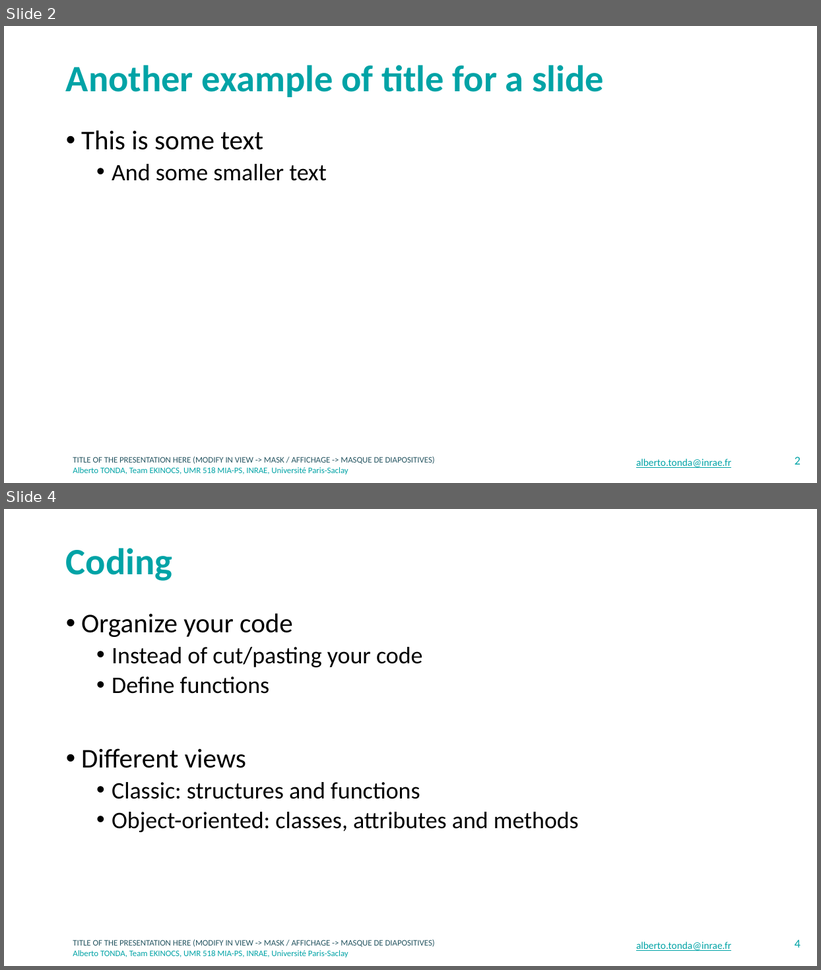
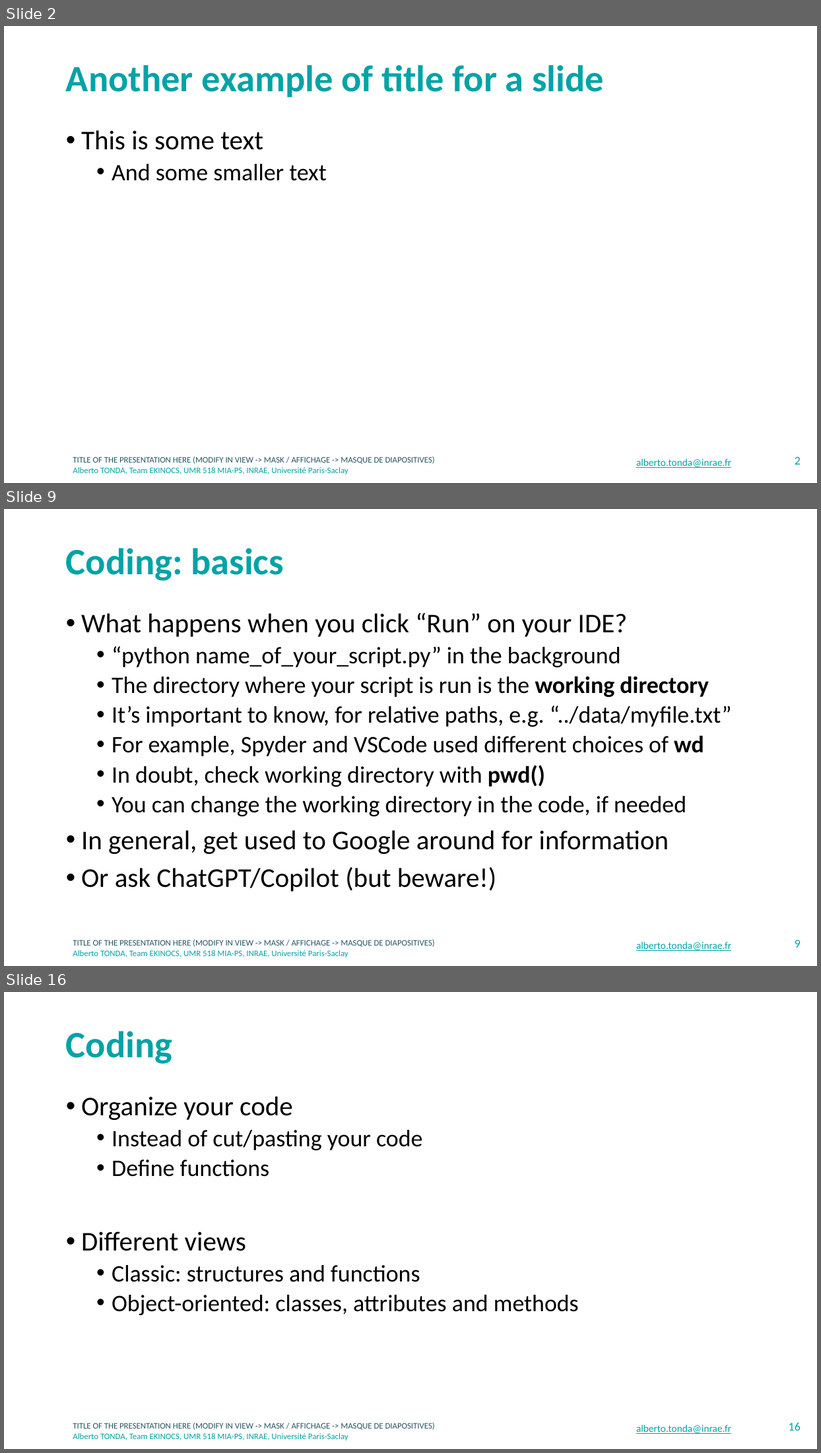
Before and after one commit to albertotonda/teaching, a slide deck: crash-course-on-data-science/coding.pptx. Shown one above the other, each under a label of ours: slides 2 and 4 before the commit, slides 2, 9 and 16 after it; the slides between them are not shown. The pictures are 821x970 and 821x1453 pixels, drawn with LibreOffice and Linux fonts; fonts in the diff are those of the drawing; background and template pictures are left out. Boxes give left, top, right and bottom in pixels: in the first picture for what was removed or moved away, otherwise in the second. Text is boxed around its words. In the diff, an @@ line names an element or a change of style, - is before the commit and + after.

```diff
--- a/crash-course-on-data-science/coding.pptx
+++ b/crash-course-on-data-science/coding.pptx
@@ slide 9 added at (x1=4, y1=509, x2=817, y2=966), background #FFFFFF; not listed: 2 template elements that a slide beside it also shows @@
@@ title added at (x1=66, y1=548, x2=284, y2=581), 44 pt, text #00A3A6, bold @@
+Coding: basics
@@ text added at (x1=81, y1=613, x2=732, y2=892), 28 pt, text #000000 @@
+• What happens when you click “Run” on your IDE?
+  • “python name_of_your_script.py” in the background
+  • The directory where your script is run is the working directory
+  • It’s important to know, for relative paths, e.g. “../data/myfile.txt”
+  • For example, Spyder and VSCode used different choices of wd
+  • In doubt, check working directory with pwd()
+  • You can change the working directory in the code, if needed
+• In general, get used to Google around for information
+• Or ask ChatGPT/Copilot (but beware!)
@@ text added at (x1=636, y1=942, x2=731, y2=951), 12 pt, text #00A3A6, underline @@
+alberto.tonda@inrae.fr
@@ page number added at (x1=795, y1=940, x2=801, y2=948), 14 pt, text #00A3A6 @@
+9
@@ what was slide 4 is now slide 16 @@
@@ page number at (x1=789, y1=1423, x2=801, y2=1431): text changed @@
-4
+16
```
Also in this commit, not shown: 2 slides changed, 16 other slides added, 2 other files.
